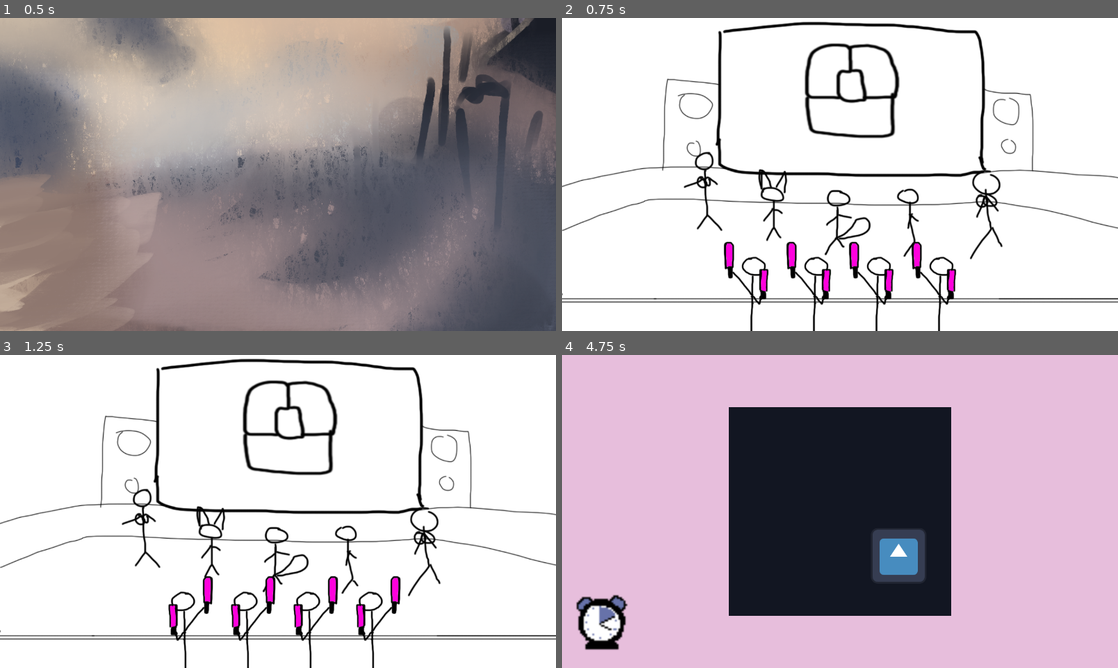
Above: before the commit, frames 1-4 (two rows, left to right).
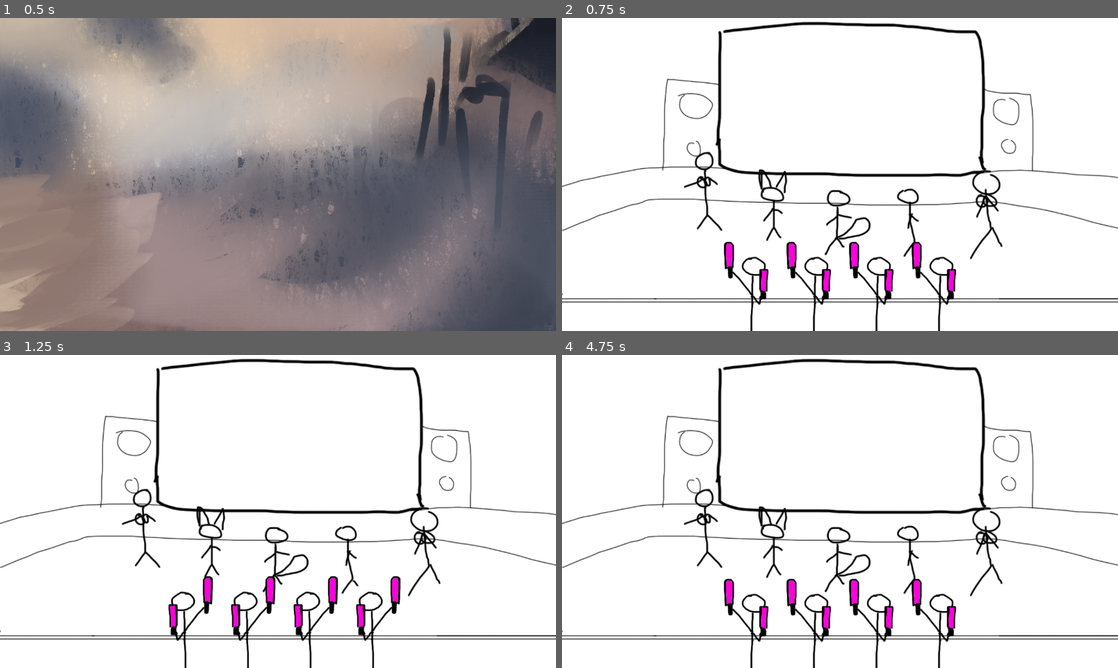
Above: after the commit, the same moments.

Repository: Heydelios/phase-ware
Game: Godot game, scene res://MainScene/main.tscn
Same seed, same stepped clock (60 frames per second), same inputs: the game is played once before the commit and once after it. The engine's default icon, where the game draws it, is replaced by a stand-in: a white triangle on a blue panel in a dark square.
Inputs:
- Up to frame 1 (0.5 s): no input
- Up to frame 2 (0.75 s): tap Enter at 0.5 s; hold W (up) from 0.53 s (still down); hold Space (spacebar) from 0.53 s (still down)
- Up to frame 3 (1.25 s): keep holding W (up); keep holding Space (spacebar)
- Up to frame 4 (4.75 s): release W (up) at 1.28 s; release Space (spacebar) at 1.28 s; tap Space (spacebar) at 1.35, 2.85, 4.35 s; hold Space (spacebar) 2.03-2.78 s; hold W (up) 2.03-3.53 s; hold Space (spacebar) 3.53-4.28 s

Frame 1 is identical in both runs. In frame 2, 1.4% of the frame differs, in the area x 43-61%, y 8-39%; in frame 3, 1.4%; in frame 4, 99%, in the area x 0-100%, y 0-100%.
Error after the commit: Parse Error: Not all code paths return a value. (res://Minigames/minigame.gd:21)

Commit message:
just one teeny little thing

Diff:
--- a/Minigames/minigame.gd
+++ b/Minigames/minigame.gd
@@ -18,7 +18,7 @@
 	Events.minigame_won.emit()
 	queue_free()
 
-static func get_game(from:Node):
+static func get_game(from:Node) -> Minigame:
 	var curr = from
 	while curr:
 		if curr is Minigame:
